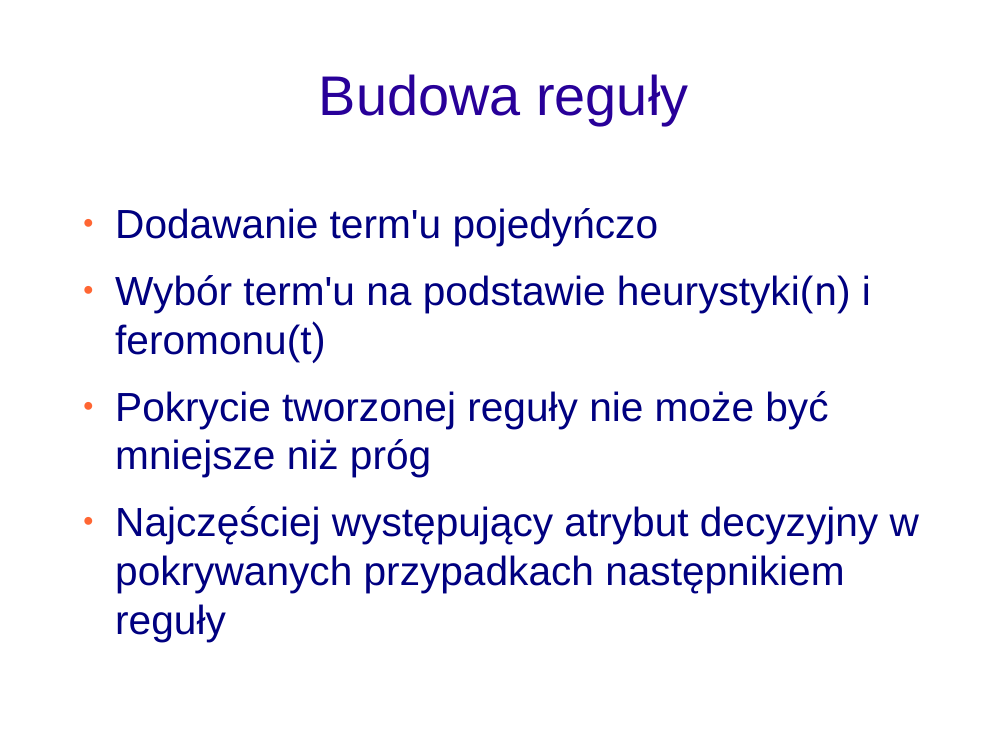
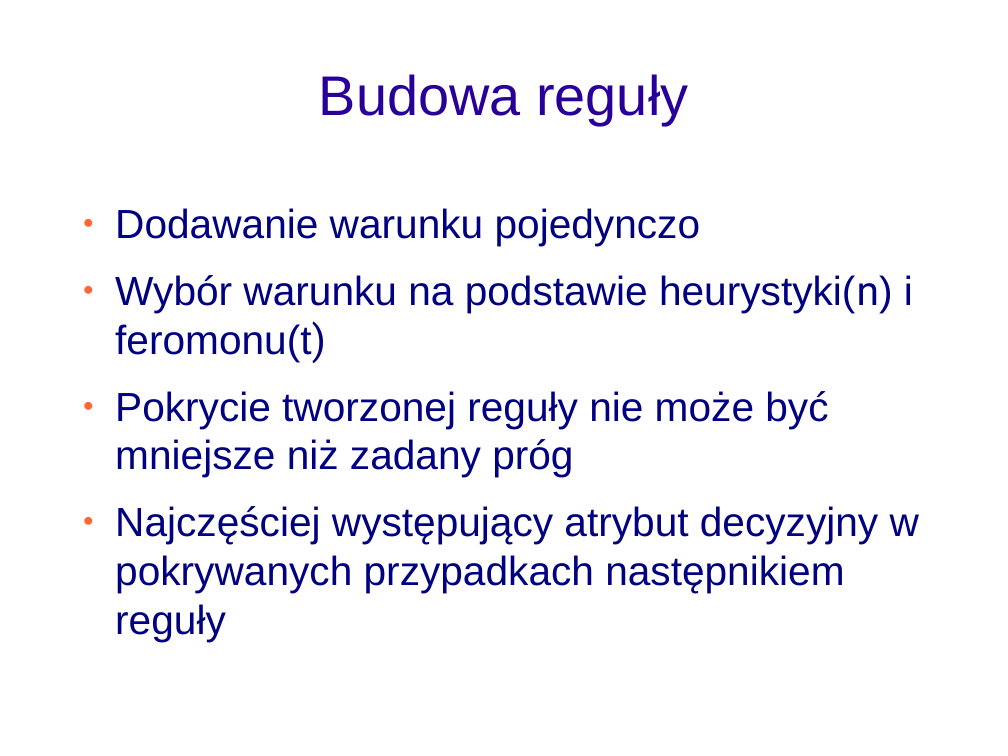
Before and after one commit to adriansidor/antminer, a slide deck: slide 10 of prezentacja_pracy_magisterskiej.odp. Drawn at 1008x756 pixels with LibreOffice and Linux fonts; fonts in the diff are those of the drawing; background and template pictures are left out. Boxes give left, top, right and bottom in pixels: in the first picture for what was removed or moved away, otherwise in the second. Text is boxed around its words. In the diff, an @@ line names an element or a change of style, - is before the commit and + after.

```diff
--- a/prezentacja_pracy_magisterskiej.odp
+++ b/prezentacja_pracy_magisterskiej.odp
@@ text at (x1=115, y1=208, x2=913, y2=477): text changed @@
-● Dodawanie term'u pojedyńczo
-● Wybór term'u na podstawie heurystyki(n) i feromonu(t)
-● Pokrycie tworzonej reguły nie może być mniejsze niż próg
+● Dodawanie warunku pojedynczo
+● Wybór warunku na podstawie heurystyki(n) i feromonu(t)
+● Pokrycie tworzonej reguły nie może być mniejsze niż zadany próg
```
Also in this commit, not shown: 16 other slides changed, 5 slides added, 7 slides removed, 1 other file.
